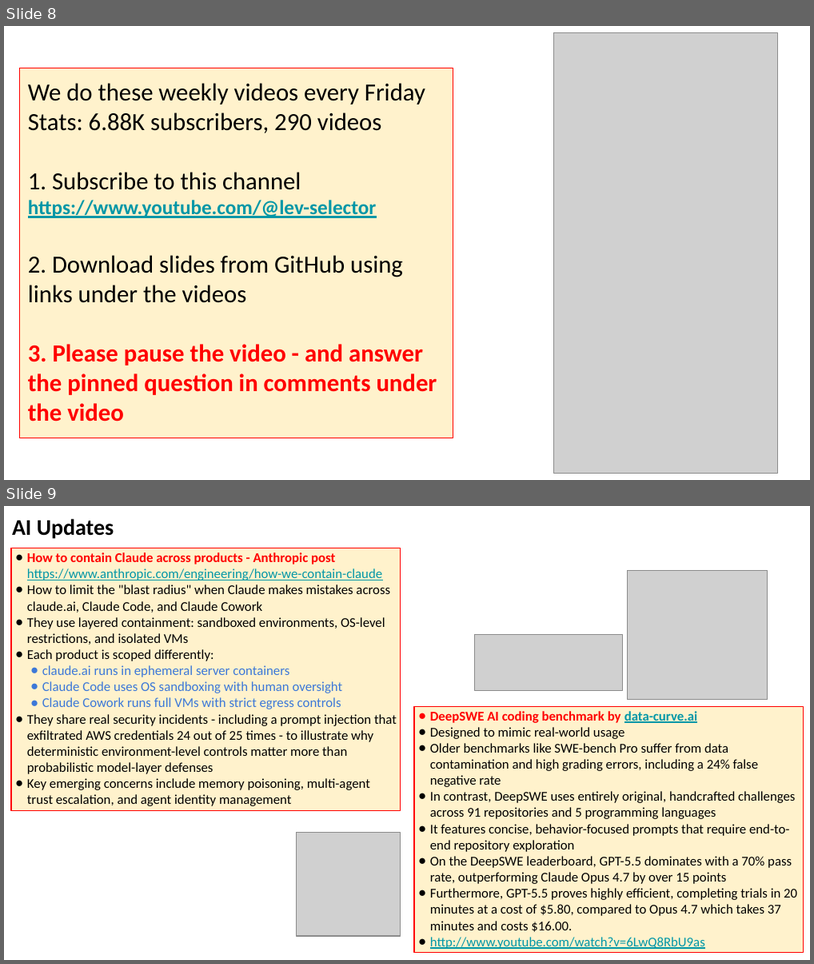
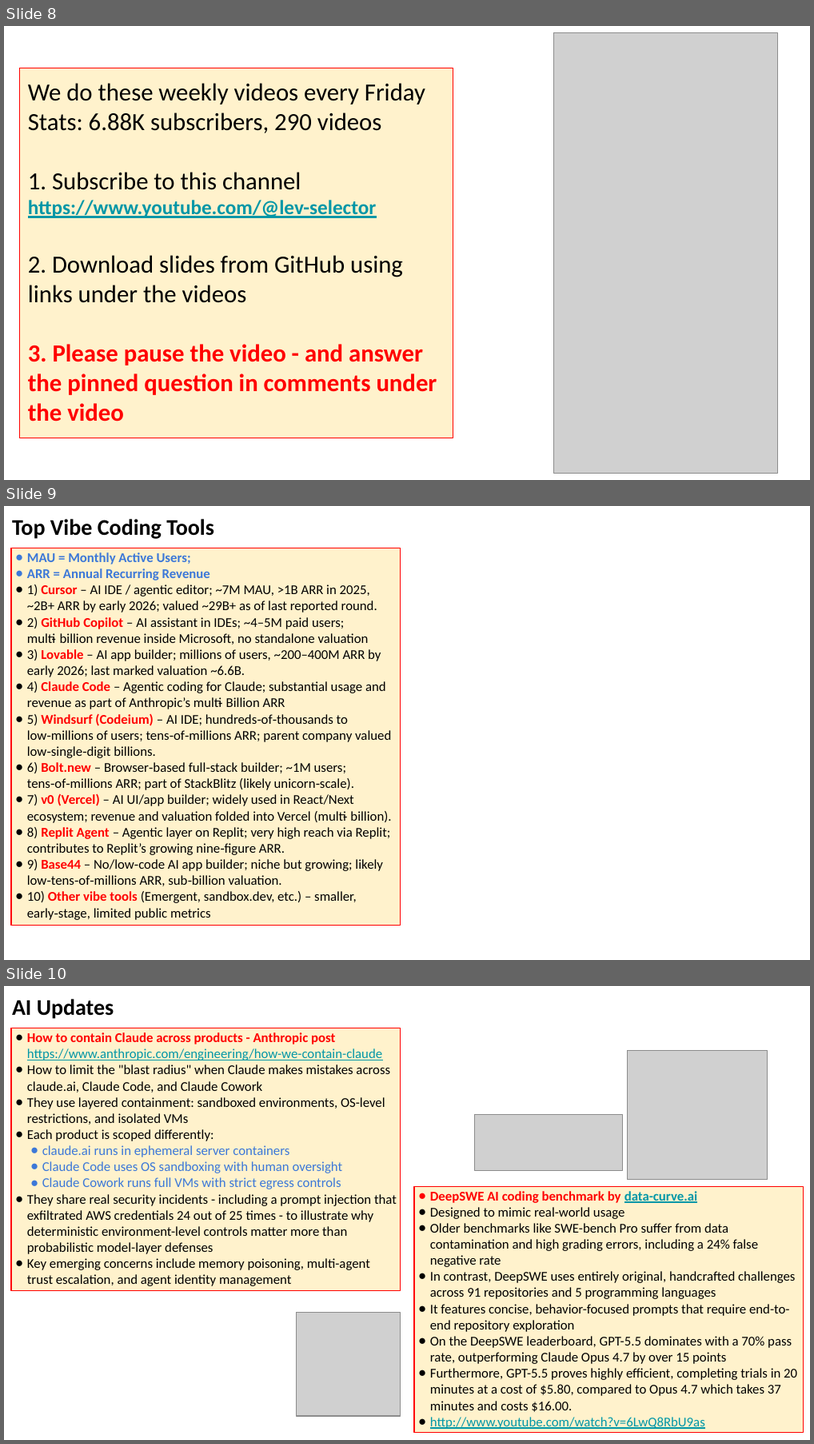
Before and after one commit to lselector/seminar, a slide deck: 2026/2026-06-05-AI-Updates.pptx. Shown one above the other, each under a label of ours: slides 8 and 9 before the commit, slides 8, 9 and 10 after it. The pictures are 814x964 and 814x1444 pixels, drawn with LibreOffice and Linux fonts; fonts in the diff are those of the drawing; grey boxes stand for pictures. Boxes give left, top, right and bottom in pixels: in the first picture for what was removed or moved away, otherwise in the second. Text is boxed around its words. In the diff, an @@ line names an element or a change of style, - is before the commit and + after.

```diff
--- a/2026/2026-06-05-AI-Updates.pptx
+++ b/2026/2026-06-05-AI-Updates.pptx
@@ slide 9 added at <box>4,506,810,960</box>, background #FFFFFF @@
@@ text added at <box>12,519,214,539</box>, 20 pt, text #000000, bold @@
+Top Vibe Coding Tools
@@ rectangle added at <box>11,548,401,924</box>, fill #FFF2CC, outline #FF0000 0.75 pt, 12 pt, text #000000 @@
+● MAU = Monthly Active Users;
+● ARR = Annual Recurring Revenue
+● 1) Cursor – AI IDE / agentic editor; ~7M MAU, >1B ARR in 2025, ~2B+ ARR by early 2026; valued ~29B+ as of last reported round.
+● 2) GitHub Copilot – AI assistant in IDEs; ~4–5M paid users; multi‑billion revenue inside Microsoft, no standalone valuation
+● 3) Lovable – AI app builder; millions of users, ~200–400M ARR by early 2026; last marked valuation ~6.6B.
+● 4) Claude Code – Agentic coding for Claude; substantial usage and revenue as part of Anthropic’s multi‑Billion ARR
+● 5) Windsurf (Codeium) – AI IDE; hundreds‑of‑thousands to low‑millions of users; tens‑of‑millions ARR; parent company valued low‑single‑digit billions.
+● 6) Bolt.new – Browser‑based full‑stack builder; ~1M users; tens‑of‑millions ARR; part of StackBlitz (likely unicorn‑scale).
+● 7) v0 (Vercel) – AI UI/app builder; widely used in React/Next ecosystem; revenue and valuation folded into Vercel (multi‑billion).
+● 8) Replit Agent – Agentic layer on Replit; very high reach via Replit; contributes to Replit’s growing nine‑figure ARR.
+● 9) Base44 – No/low‑code AI app builder; niche but growing; likely low‑tens‑of‑millions ARR, sub‑billion valuation.
+● 10) Other vibe tools (Emergent, sandbox.dev, etc.) – smaller, early‑stage, limited public metrics
@@ what was slide 9 is now slide 10 @@
```
Also in this commit, not shown: 5 slides changed, 2 other slides added.
